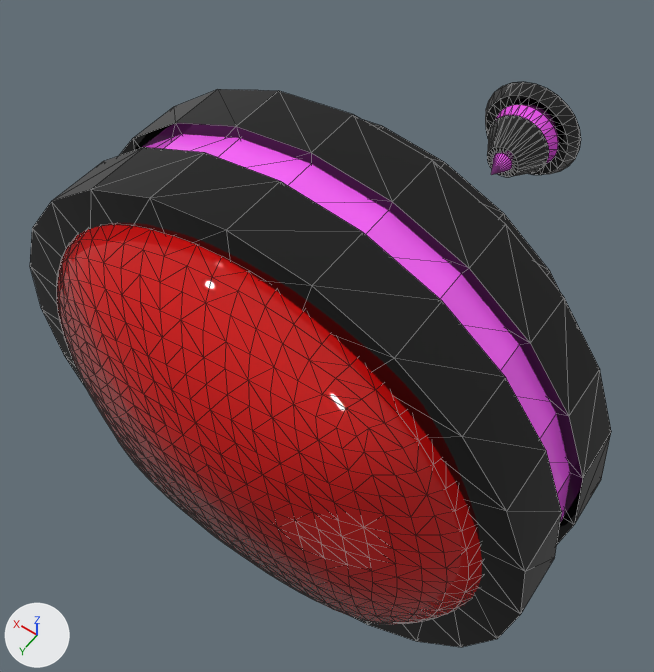
What one commit did to the FBX model Assets/Art/Meshes/Props/BP_stoolfloat_ low.fbx.
Camera for both pictures: a 50 mm lens placed at (-0.67, 0.999, 1.557), pointed at (0.1, -0.079, -0.137). The lights are fixed; the arrows at lower left show +X, +Y and +Z. Mesh edges are drawn as thin lines. Where no turn or scale is listed for an object, it has been applied to the vertices.

Before the edit, the objects in view are built like this:
```python
me_mesh = bpy.data.meshes.new('Mesh')
me_mesh.from_pydata(...)  # 1178 vertices, 2168 faces; spans x -0.6..0.6, y -0.871..0.448, z -0.6..0.6
# faces by material slot: [856, 1060, 252]
me_mesh.materials.append(mat_material__97)  # black #000000
me_mesh.materials.append(mat_material__80)  # red #cd0000
me_mesh.materials.append(mat_material__35)  # pink #ff62ff
ob_chair_2__low = bpy.data.objects.new('chair_2_ low', me_mesh)
ob_chair_2__low.location = (0.0, 0.0, 0.0)
```
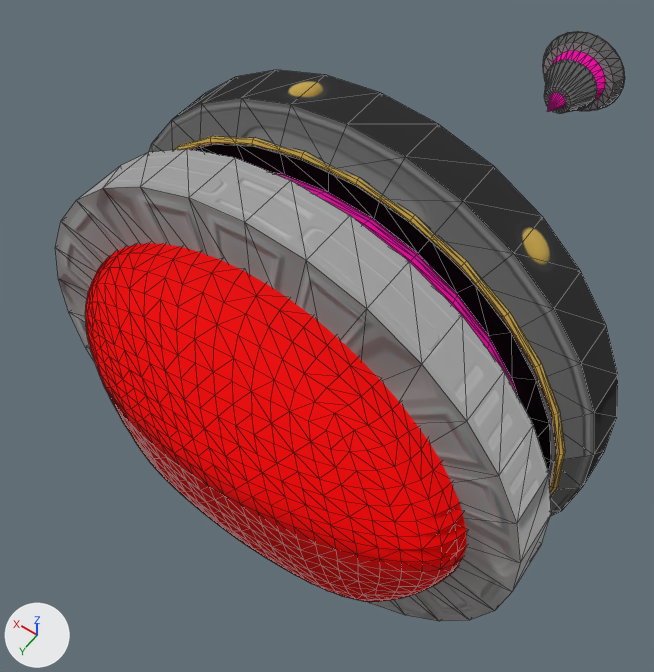
Patch to the scene script:
```diff
--- a/Assets/Art/Meshes/Props/BP_stoolfloat_ low.fbx.py
+++ b/Assets/Art/Meshes/Props/BP_stoolfloat_ low.fbx.py
@@ mat_material__131 @@
+mat_material__131 = bpy.data.materials.new('Material #131')
+# uses the picture img_trim_sheet_test_furniture_v2_low_defaultmaterial_basemap_png
+# uses the picture img_trim_sheet_test_furniture_v2_low_defaultmaterial_emissive_png
+# uses the picture img_trim_sheet_test_furniture_v2_low_defaultmaterial_maskmap_png
+# uses the picture img_trim_sheet_test_furniture_v2_low_defaultmaterial_normal_png
@@ me_mesh @@
-me_mesh.from_pydata(...)  # 1178 vertices, 2168 faces; spans x -0.6..0.6, y -0.871..0.448, z -0.6..0.6
-me_mesh.materials.append(mat_material__97)  # black #000000
-me_mesh.materials.append(mat_material__80)  # red #cd0000
-me_mesh.materials.append(mat_material__35)  # pink #ff62ff
+me_mesh.from_pydata(...)  # 1669 vertices, 3177 faces; spans x -0.576..0.576, y -1.179..0.432, z -0.591..0.591
+# me_mesh part 1: a new loose piece, a torus around y (ring radius 0.531, tube radius 0.008) spanning x -0.538..0.538, y 0.042..0.058, z -0.535..0.535, in mat_material__131
+# me_mesh part 2: the loose piece of 562 vertices spanning x -0.527..0.526, y 0.284..0.448, z -0.517..0.545 is rebuilt with 562 vertices and now spans x -0.463..0.463, y 0.268..0.432, z -0.467..0.467, in mat_material__131
+# me_mesh part 3: the loose piece of 192 vertices spanning x -0.6..0.6, y -0.185..0.104, z -0.6..0.6 is rebuilt with 641 vertices and now spans x -0.576..0.576, y -0.274..0.274, z -0.591..0.591, in mat_material__131
+# me_mesh part 4: a new loose piece of 183 vertices spanning x -0.122..0.122, y -1.179..-0.962, z -0.121..0.121, in mat_material__131
+# me_mesh part 5: the loose piece of 183 vertices spanning x -0.139..0.139, y -0.871..-0.653, z -0.138..0.138 is deleted
+# me_mesh part 6: the loose piece of 120 vertices spanning x -0.6..0.6, y 0.185..0.316, z -0.6..0.6 is deleted
+# me_mesh part 7: the loose piece of 48 vertices spanning x -0.577..0.577, y 0.079..0.215, z -0.577..0.577 is deleted
+me_mesh.materials.append(mat_material__131)
```

What differs and where, as boxes (x1, y1, x2, y2) in the pictures (654 x 672 px):
'chair_2_ low', reshaped
    before: (30, 82, 611, 647)
    after: (55, 31, 625, 621)
part 1 of me_mesh, added (yellow)
    after: (174, 136, 565, 497)
part 2 of me_mesh, rebuilt (10% narrower, 10% shorter)
    before: (57, 225, 482, 625)
    after: (85, 243, 467, 602)
part 3 of me_mesh, rebuilt (14% wider, 21% taller)
    before: (119, 89, 611, 544)
    after: (55, 70, 618, 621)
part 4 of me_mesh, added
    after: (543, 31, 625, 113)
part 5 of me_mesh, deleted
    before: (485, 82, 581, 177)
part 6 of me_mesh, deleted (black)
    before: (30, 147, 562, 647)
part 7 of me_mesh, deleted (pink)
    before: (146, 134, 570, 522)
